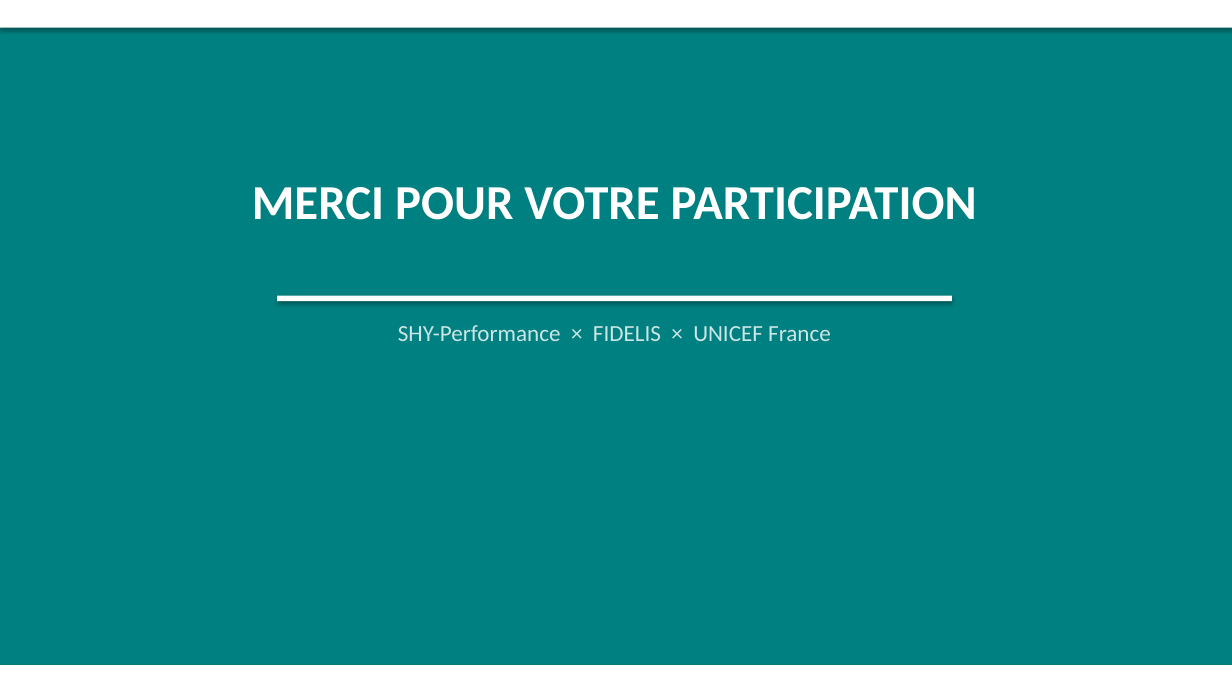
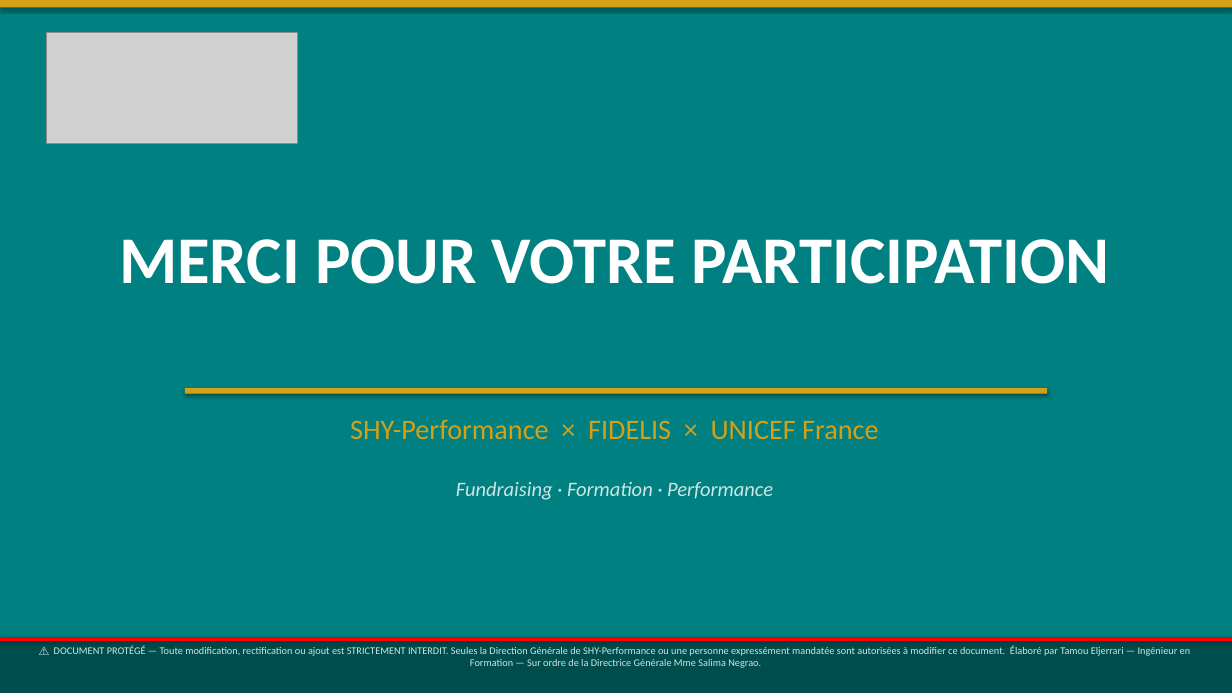
Before and after one commit to madsenfatou-code/fatou, a slide deck: slide 7 of FIM_Book0_FileConducteur.pptx. Drawn at 1232x693 pixels with LibreOffice and Linux fonts; fonts in the diff are those of the drawing; grey boxes stand for pictures. Boxes give left, top, right and bottom in pixels: in the first picture for what was removed or moved away, otherwise in the second. Text is boxed around its words. In the diff, an @@ line names an element or a change of style, - is before the commit and + after.

```diff
--- a/FIM_Book0_FileConducteur.pptx
+++ b/FIM_Book0_FileConducteur.pptx
@@ rectangle: place and size @@
-rectangle at (0, 0, 1232, 28)
+rectangle at (0, 0, 1232, 7)
@@ rectangle at (0, 0, 1232, 7): fill #FFFFFF to #D4A017 @@
@@ picture added at (46, 32, 297, 143) @@
@@ text "MERCI POUR VOTRE PARTICIPATION": place and size @@
-text "MERCI POUR VOTRE PARTICIPATION" at (252, 187, 977, 220)
+text "MERCI POUR VOTRE PARTICIPATION" at (119, 239, 1110, 284)
@@ text "MERCI POUR VOTRE PARTICIPATION" at (119, 239, 1110, 284): size 38 to 52 pt @@
@@ rectangle removed at (277, 296, 952, 301) @@
@@ rectangle added at (185, 388, 1047, 394), fill #D4A017 @@
@@ text "SHY-Performance × FIDELIS × UNICEF ...": place and size @@
-text "SHY-Performance × FIDELIS × UNICEF ..." at (398, 325, 831, 341)
+text "SHY-Performance × FIDELIS × UNICEF ..." at (350, 419, 878, 439)
@@ text "SHY-Performance × FIDELIS × UNICEF ..." at (350, 419, 878, 439): size 18 to 22 pt, text colour #CCE5E5 to #D4A017 @@
@@ text added at (456, 481, 773, 500), 16 pt, text #CCE5E5, italic @@
+Fundraising · Formation · Performance
@@ rectangle added at (0, 638, 1232, 693), fill #004D4D @@
@@ rectangle added at (0, 638, 1232, 641), fill #FF0000 @@
@@ text added at (54, 645, 1191, 668), 8 pt, text #CCE5E5 @@
+⚠ DOCUMENT PROTÉGÉ — Toute modification, rectification ou ajout est STRICTEMENT INTERDIT. Seules la Direction Générale de SHY-Performance ou une personne expressément mandatée sont autorisées à modifier ce document. Élaboré par Tamou Eljerrari — Ingénieur en Formation — Sur ordre de la Directrice Générale Mme Salima Negrao.
@@ rectangle at (0, 686, 1232, 693): fill #FFFFFF to #D4A017 @@
@@ rectangle: place and size @@
-rectangle at (0, 665, 1232, 693)
+rectangle at (0, 686, 1232, 693)
```
Also in this commit, not shown: 4 other slides changed, 2 slides added, 2 slides removed, 2 other files.
